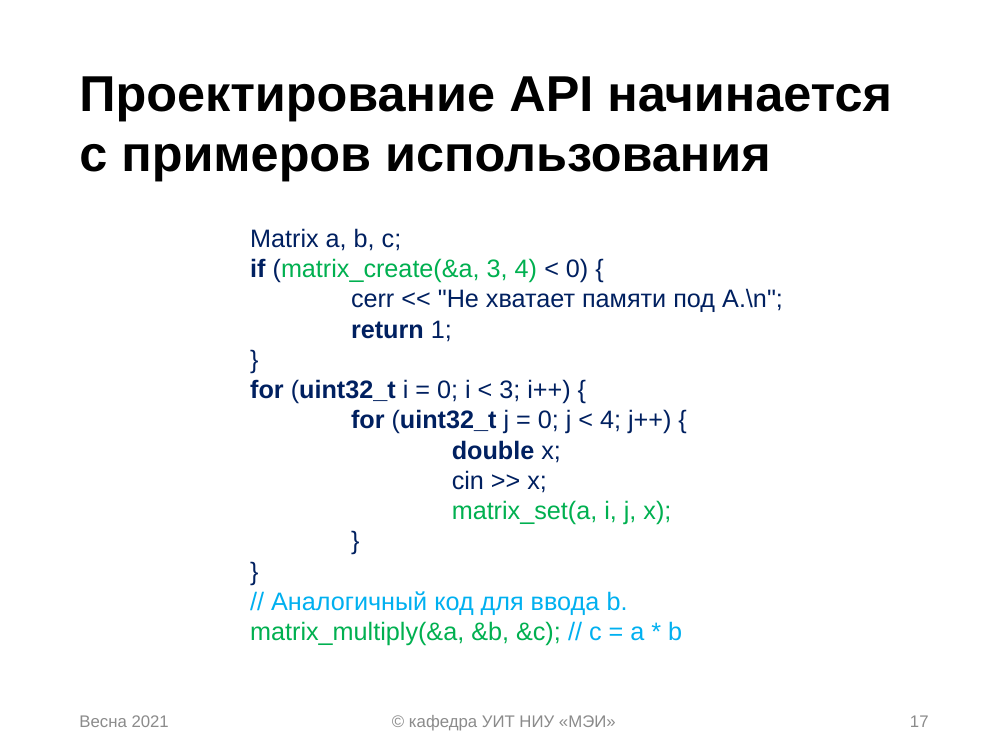
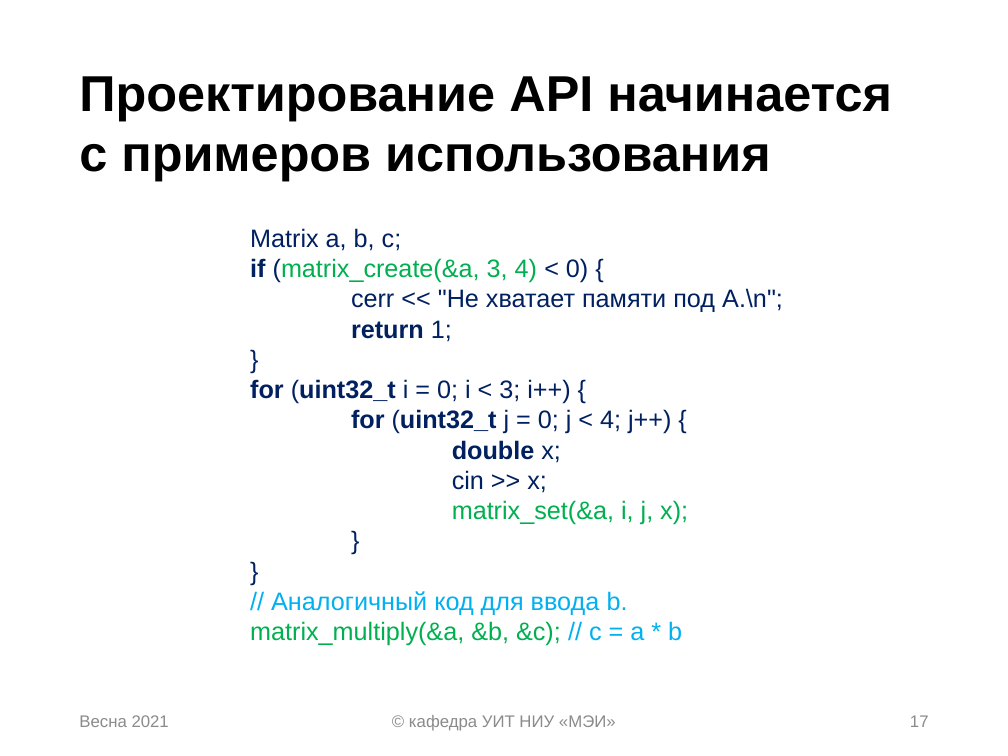
Before and after one commit to uii-mpei/cs-libs-lecture, a slide deck: slide 17 of lecture07_library.pptx. Drawn at 1008x756 pixels with LibreOffice and Linux fonts; fonts in the diff are those of the drawing. Boxes give left, top, right and bottom in pixels: in the first picture for what was removed or moved away, otherwise in the second. Text is boxed around its words. In the diff, an @@ line names an element or a change of style, - is before the commit and + after.

```diff
--- a/lecture07_library.pptx
+++ b/lecture07_library.pptx
@@ text at box(250, 228, 783, 646): text changed @@
-Matrix a, b, c;
-if (matrix_create(&a, 3, 4) < 0) {
-cerr << "Не хватает памяти под A.\n";
-return 1;
-}
-for (uint32_t i = 0; i < 3; i++) {
-for (uint32_t j = 0; j < 4; j++) {
-double x;
-cin >> x;
-matrix_set(a, i, j, x);
-}
-}
-// Аналогичный код для ввода b.
-matrix_multiply(&a, &b, &c); // c = a * b
+Matrix a, b, c;
+if (matrix_create(&a, 3, 4) < 0) {
+cerr << "Не хватает памяти под A.\n";
+return 1;
+}
+for (uint32_t i = 0; i < 3; i++) {
+for (uint32_t j = 0; j < 4; j++) {
+double x;
+cin >> x;
+matrix_set(&a, i, j, x);
+}
+}
+// Аналогичный код для ввода b.
+matrix_multiply(&a, &b, &c); // c = a * b
```
Also in this commit, not shown: 8 other slides changed.
